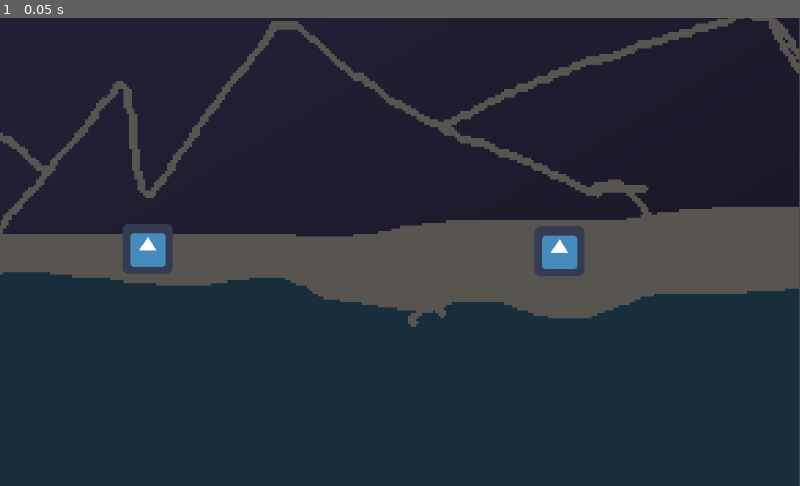
Above: before the commit, frame 1.
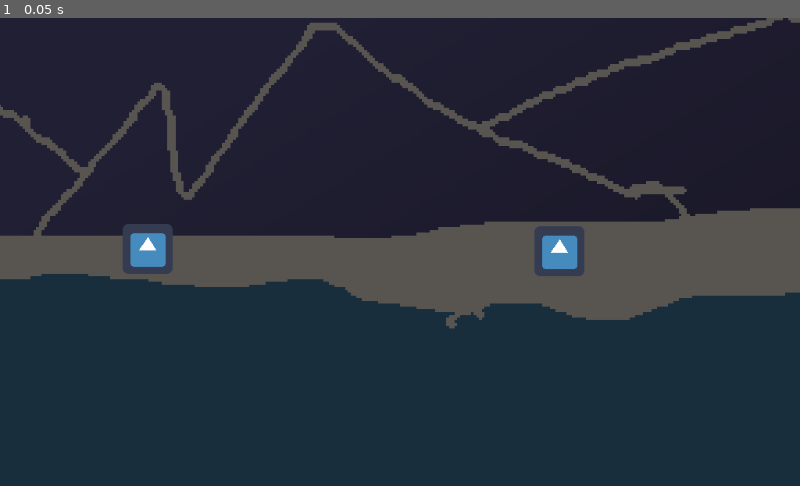
Above: after the commit, the same moment.

Repository: lostybtw/Saturday-Jam
Game: Godot game, scene res://src/scenes/Test.tscn
The game is run twice, just before and just after one commit, with the same random seed, the same clock (stepped at 60 frames per second) and the same inputs. The engine's default icon, where the game draws it, is replaced by a stand-in: a white triangle on a blue panel in a dark square.
Inputs:
- Up to frame 1 (0.05 s): no input

The runs differ from the first frame. In frame 1, 7.4% of the frame differs, in the area x 0-100%, y 0-100%.

Commit message:
Logic Update

Diff:
--- /dev/null
+++ b/src/scenes/Player.gd
@@ -0,0 +1,29 @@
+extends Sprite
+
+export var hp = 100
+export var mp = 100
+export var turns = 0
+
+var stunned = false
+var skip_turn = 0
+var bleed = 0
+
+signal hit
+
+func _process(delta):
+	$HP1.text = str(hp) + " " + "HP"
+	$MP1.text = str(mp) + " " + "MP"
+	if hp <=0:
+		get_tree().quit()
+	if mp <=0:
+		get_tree().quit()
+
+func _on_flamebleed_pressed():
+	mp -= get_parent().get_parent().get_child(3).mp_use
+	turns += 1
+	if $RayCast2D.is_colliding():
+		print("attack hit")
+		var collider = $RayCast2D.get_collider()
+		print(collider)
+		if collider.is_in_group("Enemy"):
+			emit_signal("hit")
--- a/src/scenes/Test.tscn
+++ b/src/scenes/Test.tscn
@@ -6,6 +6,9 @@
 [ext_resource path="res://icon.png" type="Texture" id=4]
 [ext_resource path="res://src/scripts/test.gd" type="Script" id=5]
 [ext_resource path="res://src/prefabs/Card.tscn" type="PackedScene" id=6]
+[ext_resource path="res://src/scenes/Player.gd" type="Script" id=7]
+[ext_resource path="res://res/gfx/allback.png" type="Texture" id=8]
+[ext_resource path="res://src/scripts/Enemy.gd" type="Script" id=9]
 
 [sub_resource type="DynamicFont" id=1]
 font_data = ExtResource( 1 )
@@ -13,14 +16,24 @@
 [sub_resource type="DynamicFont" id=2]
 font_data = ExtResource( 1 )
 
+[sub_resource type="RectangleShape2D" id=3]
+extents = Vector2( 31.5, 32.5 )
+
+[sub_resource type="RectangleShape2D" id=4]
+extents = Vector2( 30.5, 32 )
+
 [node name="Test" type="Node2D"]
 script = ExtResource( 5 )
+
+[node name="Allback" type="Sprite" parent="."]
+position = Vector2( -208, -173 )
+scale = Vector2( 8, 8 )
+texture = ExtResource( 8 )
 
 [node name="Camera2D" type="Camera2D" parent="."]
 current = true
 
 [node name="Back1" type="Sprite" parent="."]
-position = Vector2( -49, -2 )
 scale = Vector2( 3.5, 3.5 )
 texture = ExtResource( 2 )
 
@@ -31,64 +44,83 @@
 card_name = "Flame Bleed"
 card_image = ExtResource( 3 )
 
-[node name="Player" type="Sprite" parent="."]
+[node name="Playerbody" type="KinematicBody2D" parent="." groups=["Enemy"]]
+
+[node name="Player" type="Sprite" parent="Playerbody"]
 position = Vector2( -323, -4 )
 texture = ExtResource( 4 )
+script = ExtResource( 7 )
 
-[node name="HP1" type="RichTextLabel" parent="Player"]
+[node name="HP1" type="RichTextLabel" parent="Playerbody/Player"]
 anchor_left = 0.5
 anchor_right = 0.5
-margin_left = -485.0
-margin_top = -213.0
-margin_right = -385.0
-margin_bottom = -163.0
+margin_left = -147.0
+margin_top = -388.0
+margin_right = -47.0
+margin_bottom = -338.0
 rect_pivot_offset = Vector2( -500, 0 )
 custom_colors/default_color = Color( 1, 0, 0, 1 )
 custom_fonts/mono_font = SubResource( 1 )
 custom_fonts/normal_font = SubResource( 2 )
 text = "100 HP"
 
-[node name="MP1" type="RichTextLabel" parent="Player"]
+[node name="MP1" type="RichTextLabel" parent="Playerbody/Player"]
 anchor_left = 0.5
 anchor_right = 0.5
-margin_left = -385.0
-margin_top = -213.0
-margin_right = -285.0
-margin_bottom = -163.0
+margin_left = -47.0
+margin_top = -388.0
+margin_right = 53.0
+margin_bottom = -338.0
 rect_pivot_offset = Vector2( -500, 0 )
 custom_colors/default_color = Color( 0, 0.862745, 0.588235, 1 )
 custom_fonts/mono_font = SubResource( 1 )
 custom_fonts/normal_font = SubResource( 2 )
 text = "100 MP"
 
-[node name="Enemy" type="Sprite" parent="."]
+[node name="RayCast2D" type="RayCast2D" parent="Playerbody/Player"]
+position = Vector2( 40, 3 )
+enabled = true
+cast_to = Vector2( 1000, 0 )
+
+[node name="CollisionShape2D" type="CollisionShape2D" parent="Playerbody"]
+position = Vector2( -324.5, -4.5 )
+shape = SubResource( 3 )
+
+[node name="enemybody" type="KinematicBody2D" parent="." groups=["Enemy"]]
 position = Vector2( 204, -1 )
+
+[node name="CollisionShape2D" type="CollisionShape2D" parent="enemybody"]
+position = Vector2( 0.5, -1 )
+shape = SubResource( 4 )
+
+[node name="Enemy" type="Sprite" parent="enemybody"]
 texture = ExtResource( 4 )
+script = ExtResource( 9 )
 
-[node name="HP2" type="RichTextLabel" parent="Enemy"]
+[node name="HP2" type="RichTextLabel" parent="enemybody/Enemy"]
 anchor_left = 0.5
 anchor_right = 0.5
-margin_left = 409.0
-margin_top = -213.0
-margin_right = 509.0
-margin_bottom = -163.0
+margin_left = 124.0
+margin_top = -388.0
+margin_right = 224.0
+margin_bottom = -338.0
 rect_pivot_offset = Vector2( -500, 0 )
 custom_colors/default_color = Color( 1, 0, 0, 1 )
 custom_fonts/mono_font = SubResource( 1 )
 custom_fonts/normal_font = SubResource( 2 )
 text = "100 HP"
 
-[node name="MP2" type="RichTextLabel" parent="Enemy"]
+[node name="MP2" type="RichTextLabel" parent="enemybody/Enemy"]
 anchor_left = 0.5
 anchor_right = 0.5
-margin_left = 285.0
-margin_top = -216.0
-margin_right = 385.0
-margin_bottom = -166.0
+margin_top = -391.0
+margin_right = 100.0
+margin_bottom = -341.0
 rect_pivot_offset = Vector2( -500, 0 )
 custom_colors/default_color = Color( 0, 0.862745, 0.588235, 1 )
 custom_fonts/mono_font = SubResource( 1 )
 custom_fonts/normal_font = SubResource( 2 )
 text = "100 MP"
 
-[connection signal="pressed" from="flamebleed" to="." method="_on_flamebleed_pressed"]
+[connection signal="pressed" from="flamebleed" to="Playerbody/Player" method="_on_flamebleed_pressed"]
+[connection signal="hit" from="Playerbody/Player" to="enemybody/Enemy" method="_on_Player_hit"]
--- /dev/null
+++ b/src/scripts/Enemy.gd
@@ -0,0 +1,24 @@
+extends Sprite
+
+export var hp = 100
+export var mp = 100
+export var turns = 0
+
+var stunned = false
+var skip_turn = 0
+var bleed = 0
+
+func _process(delta):
+	$HP2.text = str(hp) + " " + "HP"
+	$MP2.text = str(mp) + " " + "MP"
+	if hp <=0:
+		get_tree().quit()
+	if mp <=0:
+		get_tree().quit()
+
+func _on_flamebleed_pressed():
+	mp = mp - get_parent().get_child(3).mp_use
+
+
+func _on_Player_hit():
+	hp -= $".".get_parent().get_parent().get_child(3).damage
Binary file added: res/dev/allback.aseprite
Binary file added: res/dev/earth.aseprite
Binary file added: res/dev/sword.aseprite
Binary file added: res/dev/waterwave.aseprite
Binary file added: res/dev/windsweep.aseprite
Binary file added: res/dev/windsweep.png
Not shown, added: res/dev/windsweep.png.import
Binary file added: res/gfx/allback.png
Not shown, added: res/gfx/allback.png.import
Binary file added: res/gfx/earth.png
Not shown, added: res/gfx/earth.png.import
Binary file added: res/gfx/waterwave.png
(and 4 more such lines)
